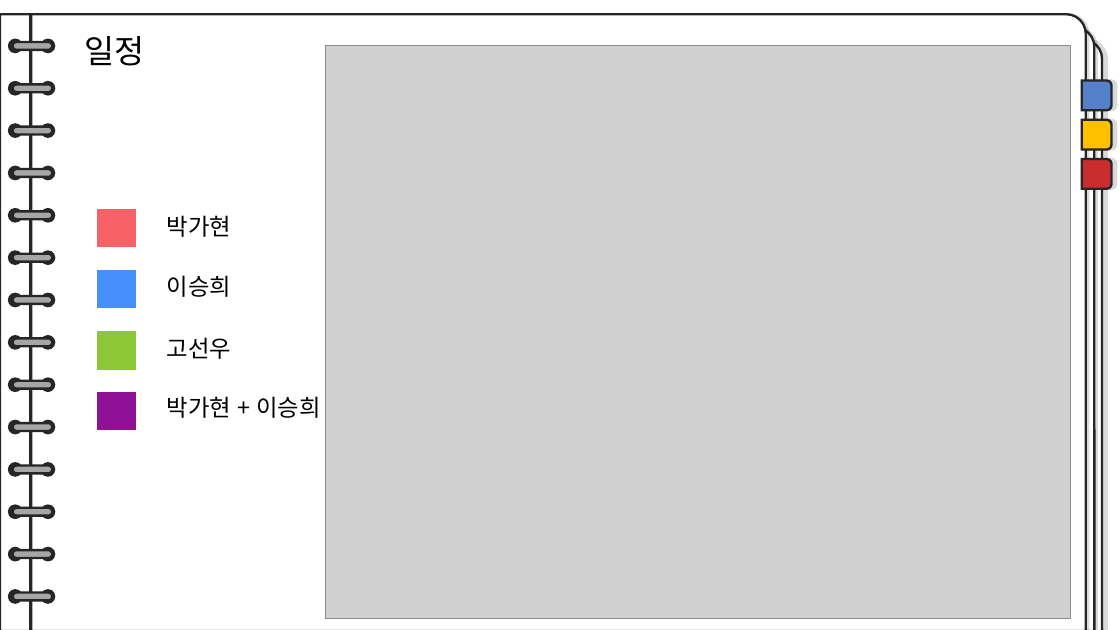
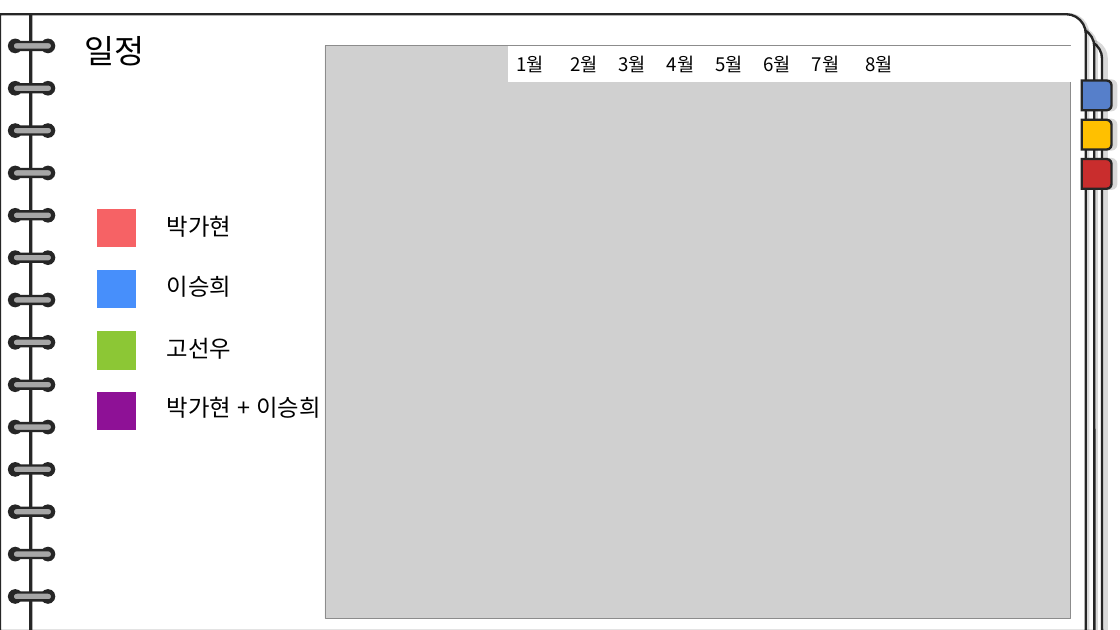
Before and after one commit to TUK-final-graduation-project/GraduationProject, a slide deck: slide 13 of Documents/제안서-수정본.pptx. Drawn at 1120x630 pixels with LibreOffice and Linux fonts; fonts in the diff are those of the drawing; grey boxes stand for pictures. Boxes give left, top, right and bottom in pixels: in the first picture for what was removed or moved away, otherwise in the second. Text is boxed around its words. In the diff, an @@ line names an element or a change of style, - is before the commit and + after.

```diff
--- a/Documents/제안서-수정본.pptx
+++ b/Documents/제안서-수정본.pptx
@@ rectangle added at (508, 47, 1070, 82), fill #FFFFFF, outline #FFFFFF 1 pt, 16 pt, text #000000 @@
+1월 2월 3월 4월 5월 6월 7월 8월
```
Also in this commit, not shown: 1 other slide changed, 1 other file.
